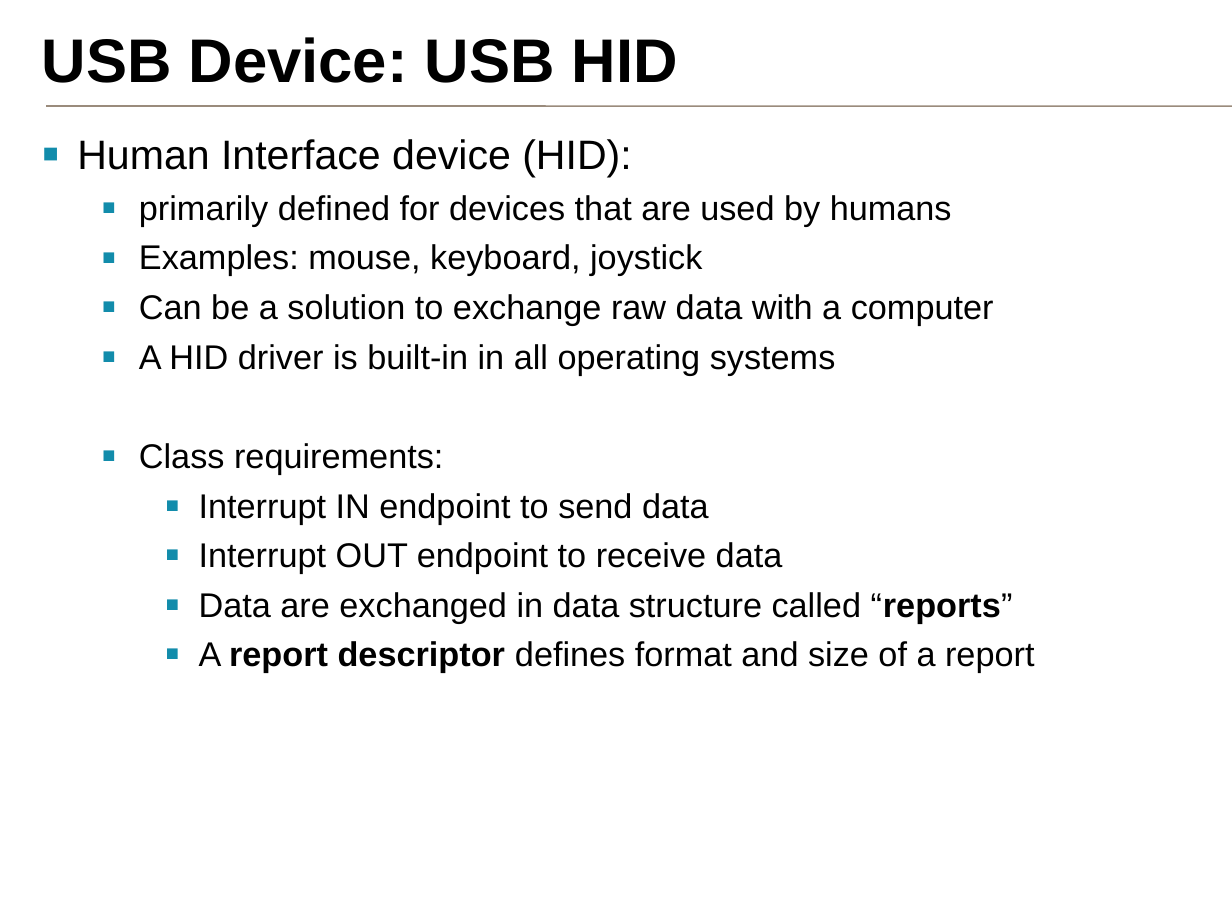
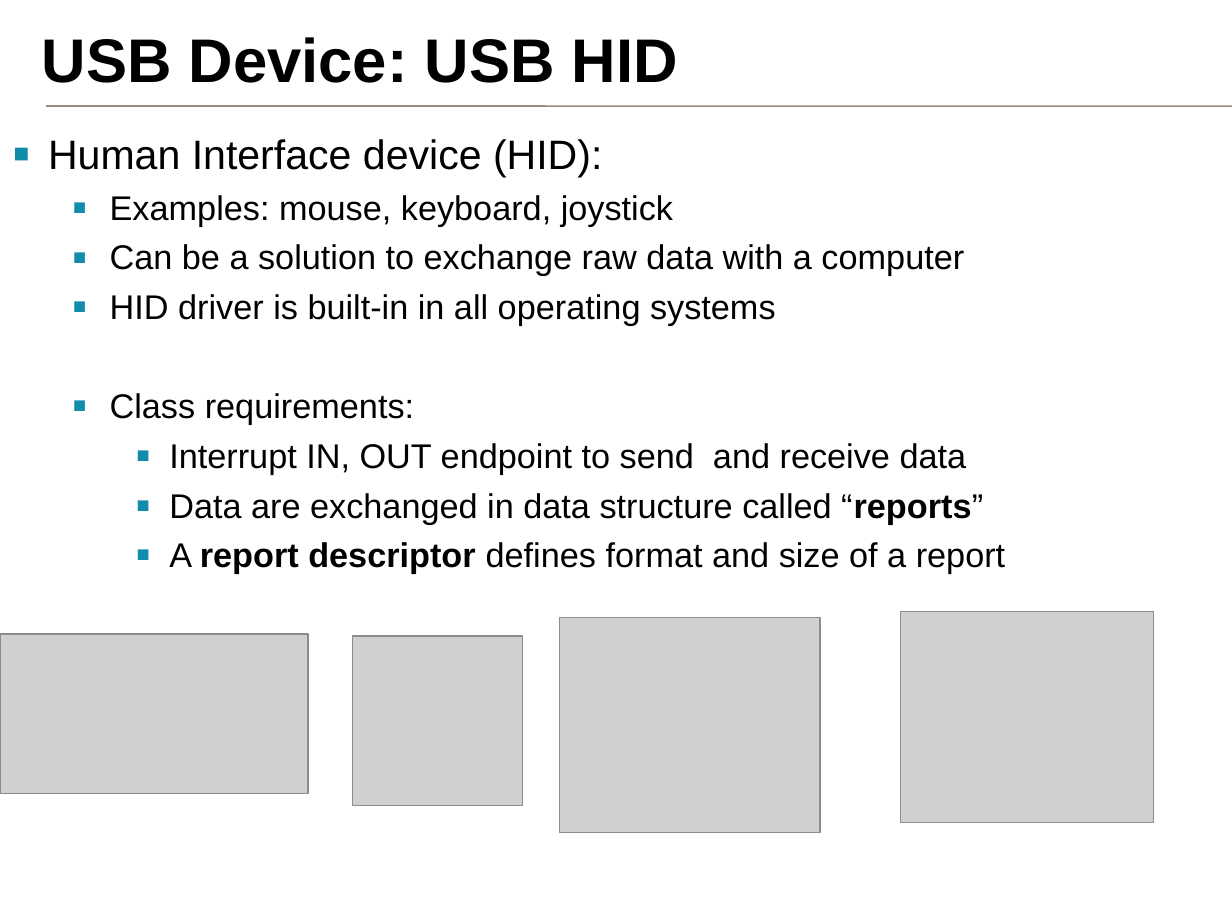
Before and after one commit to samux/ARM-internship-report, a slide deck: slide 20 of presentation_en/pres.pptx (slide 26 before the commit). Drawn at 1232x924 pixels with LibreOffice and Linux fonts; fonts in the diff are those of the drawing; grey boxes stand for pictures; background and template pictures are left out. Boxes give left, top, right and bottom in pixels: in the first picture for what was removed or moved away, otherwise in the second. Text is boxed around its words. In the diff, an @@ line names an element or a change of style, - is before the commit and + after.

Commit message:
modify slides. add photos

```diff
--- a/presentation_en/pres.pptx
+++ b/presentation_en/pres.pptx
@@ text "Human Interface device (HID):": place and size @@
-text "Human Interface device (HID):" at <box>77,139,1034,673</box>
+text "Human Interface device (HID):" at <box>48,139,1005,574</box>
@@ text at <box>139,195,952,226</box>: paragraph removed @@
-  ▪ primarily defined for devices that are used by humans
@@ text at <box>110,294,776,326</box>: text changed @@
-  ▪ A HID driver is built-in in all operating systems
+  ▪ HID driver is built-in in all operating systems
@@ text at <box>169,443,967,474</box>: text changed @@
-    ▪ Interrupt IN endpoint to send data
-    ▪ Interrupt OUT endpoint to receive data
+    ▪ Interrupt IN, OUT endpoint to send and receive data
@@ picture added at <box>559,617,821,833</box> @@
@@ picture added at <box>901,612,1153,823</box> @@
@@ picture added at <box>0,634,308,793</box> @@
@@ picture added at <box>352,636,522,806</box> @@
```
Also in this commit, not shown: 10 other slides changed, 6 slides removed, 6 other files.
